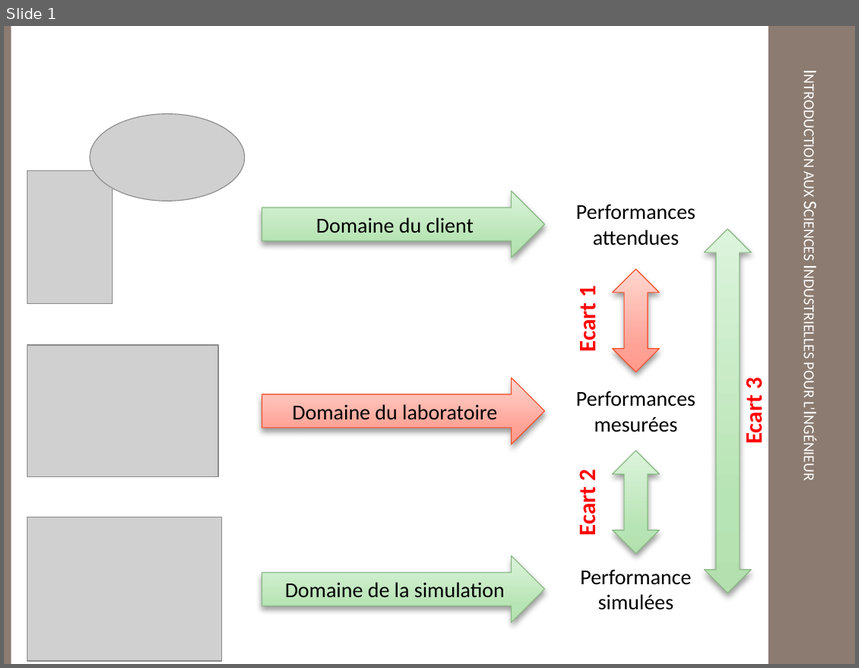
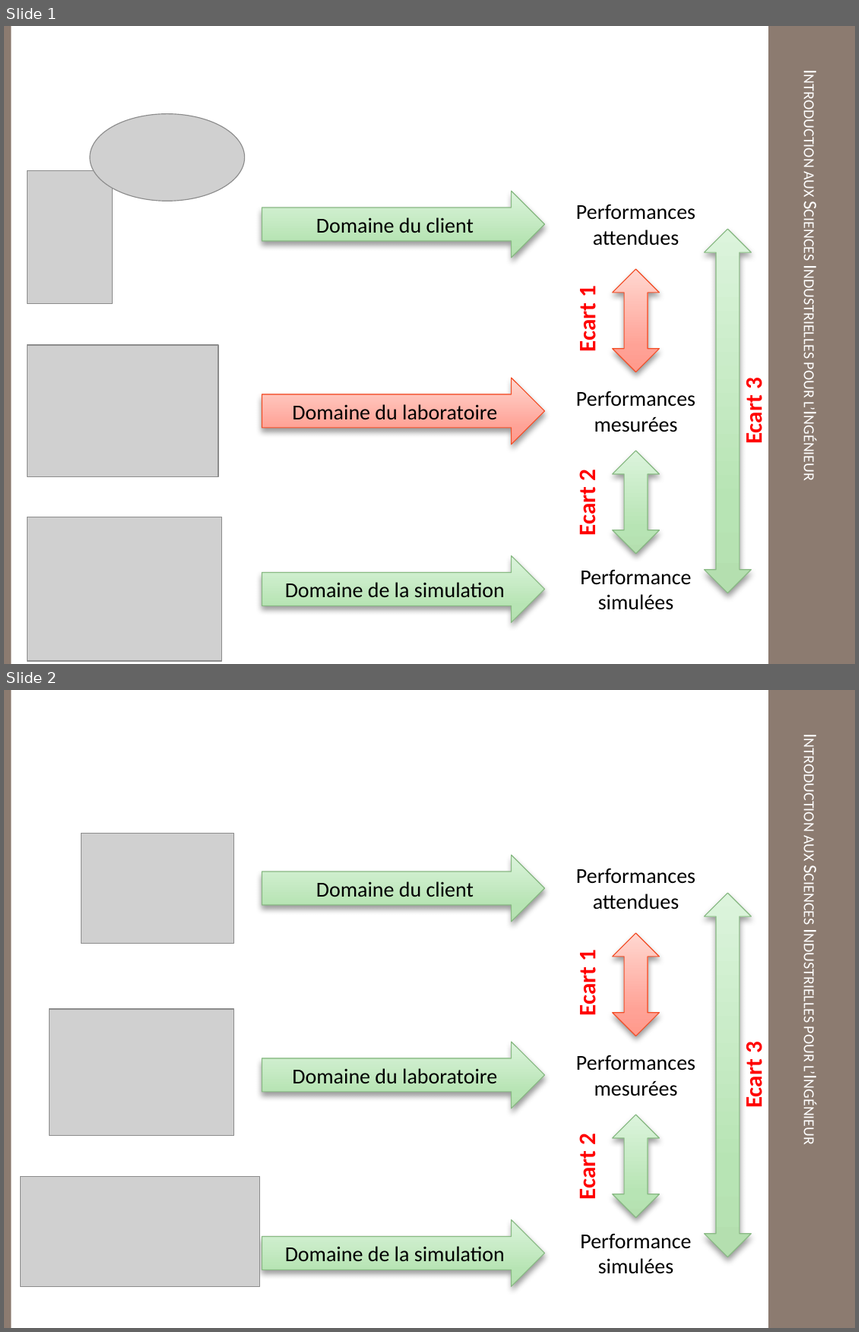
Before and after one commit to xpessoles/TP_Documents, a slide deck: Ressources/Ecarts.pptx. Shown one above the other, each under a label of ours: slide 1 before the commit, slides 1 and 2 after it. The pictures are 859x668 and 859x1332 pixels, drawn with LibreOffice and Linux fonts; fonts in the diff are those of the drawing; grey boxes stand for pictures; background and template pictures are left out. Boxes give left, top, right and bottom in pixels: in the first picture for what was removed or moved away, otherwise in the second. Text is boxed around its words. In the diff, an @@ line names an element or a change of style, - is before the commit and + after.

```diff
--- a/Ressources/Ecarts.pptx
+++ b/Ressources/Ecarts.pptx
@@ slide 2 added at [4,690,855,1328], background #FFFFFF; not listed: 3 template elements that a slide beside it also shows @@
@@ picture added at [82,833,234,944] @@
@@ right arrow added at [262,855,544,922], fill gradient #B4DFB0 to #B9E4B5 to #DEF5DC, outline #88B983 0.75 pt, 18 pt, text #000000 @@
+Domaine du client
@@ text added at [576,868,696,910], 18 pt, text #000000 @@
+Performances
+attendues
@@ up down arrow added at [705,894,751,1258], fill gradient #B4DFB0 to #B9E4B5 to #DEF5DC, outline #88B983 0.75 pt @@
@@ up down arrow added at [613,933,659,1037], fill gradient #FF9A8C to #FFA397 to #FFD6D2, outline #F34E27 0.75 pt @@
@@ text added at [573,950,602,1015], 20 pt, text #FF0000, bold @@
+Ecart 1
@@ picture added at [49,1009,233,1136] @@
@@ right arrow added at [262,1042,544,1108], fill gradient #B4DFB0 to #B9E4B5 to #DEF5DC, outline #88B983 0.75 pt, 18 pt, text #000000 @@
+Domaine du laboratoire
@@ text added at [740,1043,769,1107], 20 pt, text #FF0000, bold @@
+Ecart 3
@@ text added at [576,1055,696,1097], 18 pt, text #000000 @@
+Performances mesurées
@@ up down arrow added at [613,1115,659,1217], fill gradient #B4DFB0 to #B9E4B5 to #DEF5DC, outline #88B983 0.75 pt @@
@@ text added at [573,1135,602,1199], 20 pt, text #FF0000, bold @@
+Ecart 2
@@ picture added at [20,1177,260,1287] @@
@@ right arrow added at [262,1220,544,1287], fill gradient #B4DFB0 to #B9E4B5 to #DEF5DC, outline #88B983 0.75 pt, 18 pt, text #000000 @@
+Domaine de la simulation
@@ text added at [580,1233,691,1274], 18 pt, text #000000 @@
+Performance simulées
```
Also in this commit, not shown: 1 slide changed.
